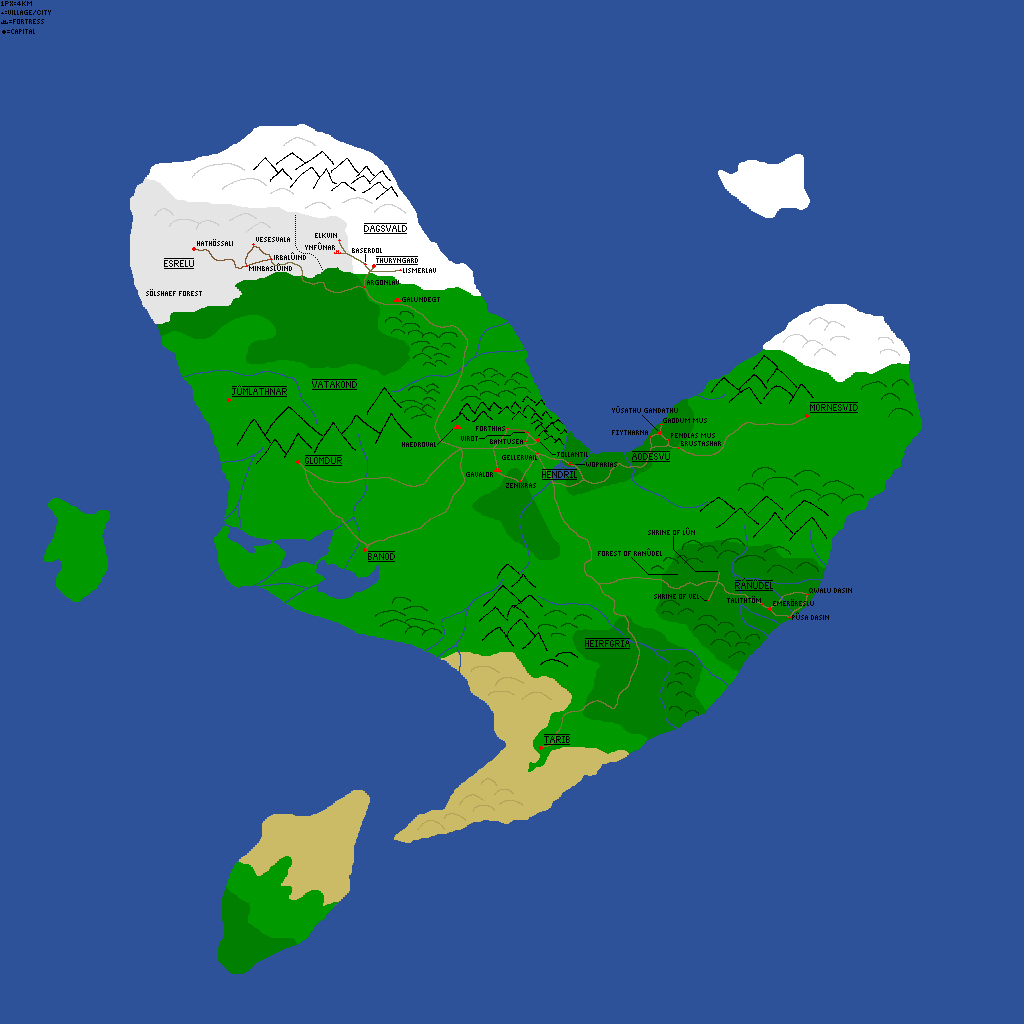
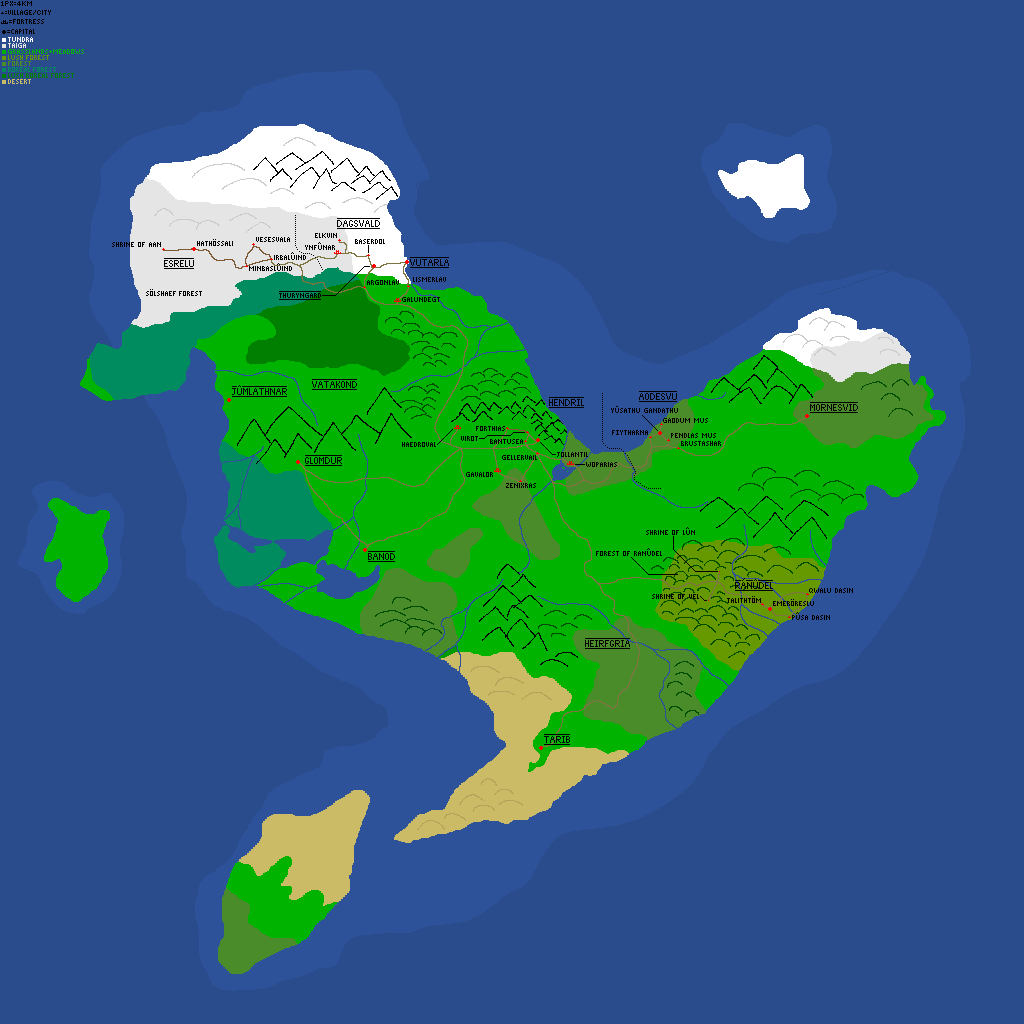
Comparing the layer stacks of the two 1024px x 1024px images. Changes:
painted on "names" over [112, 218, 853, 620]
painted on "roads" over [163, 242, 409, 304]
painted on "Background" over [0, 0, 1024, 1024]
